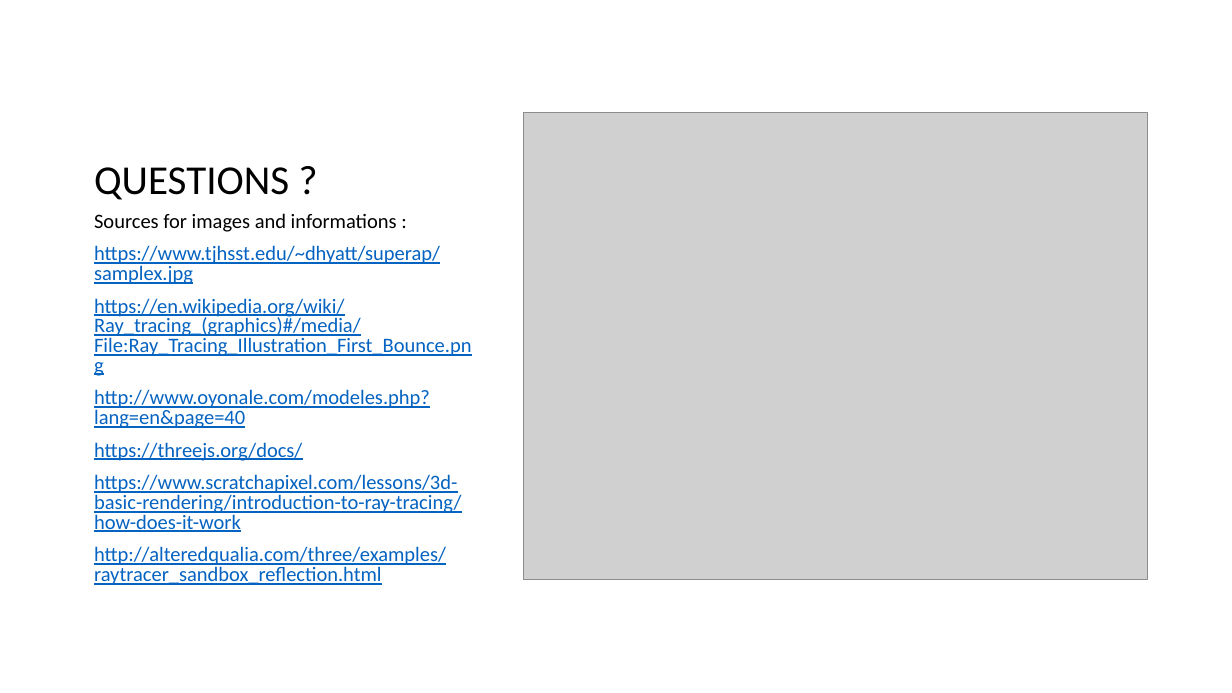
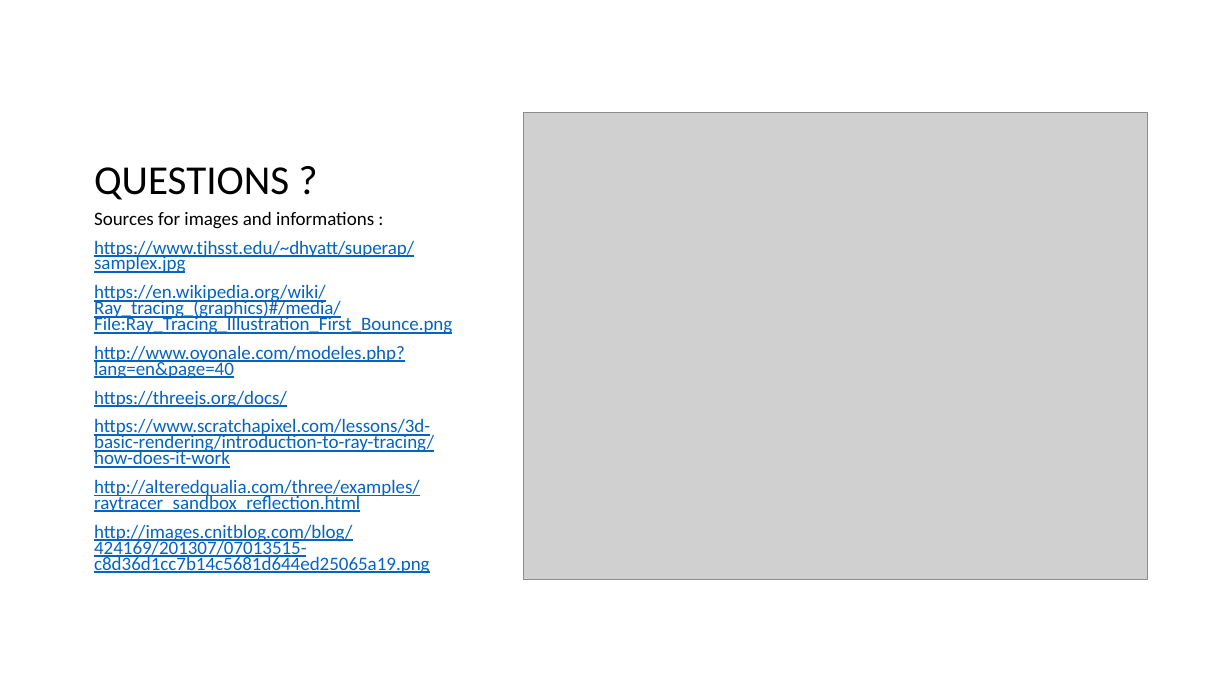
Before and after one commit to lanzrein/raytracing, a slide deck: slide 11 of raytracing.pptx. Drawn at 1232x693 pixels with LibreOffice and Linux fonts; fonts in the diff are those of the drawing; grey boxes stand for pictures. Boxes give left, top, right and bottom in pixels: in the first picture for what was removed or moved away, otherwise in the second. Text is boxed around its words. In the diff, an @@ line names an element or a change of style, - is before the commit and + after.

```diff
--- a/raytracing.pptx
+++ b/raytracing.pptx
@@ text at (x1=94, y1=211, x2=452, y2=512): size 16 to 14.8 pt in "Sources for images and informations :", "https://www.tjhsst.edu/~dhyatt/superap/samplex.jpg", "https://en.wikipedia.org/wiki/Ray_tracing_(graphics)#/media/ ...", "http://www.oyonale.com/modeles.php?lang=en&page=40" and 3 more places; line spacing 0.8 to 0.7 @@
@@ text at (x1=94, y1=524, x2=430, y2=574): paragraph added @@
+http://images.cnitblog.com/blog/424169/201307/07013515-c8d36d1cc7b14c5681d644ed25065a19.png
```
Also in this commit, not shown: 2 other slides changed.
